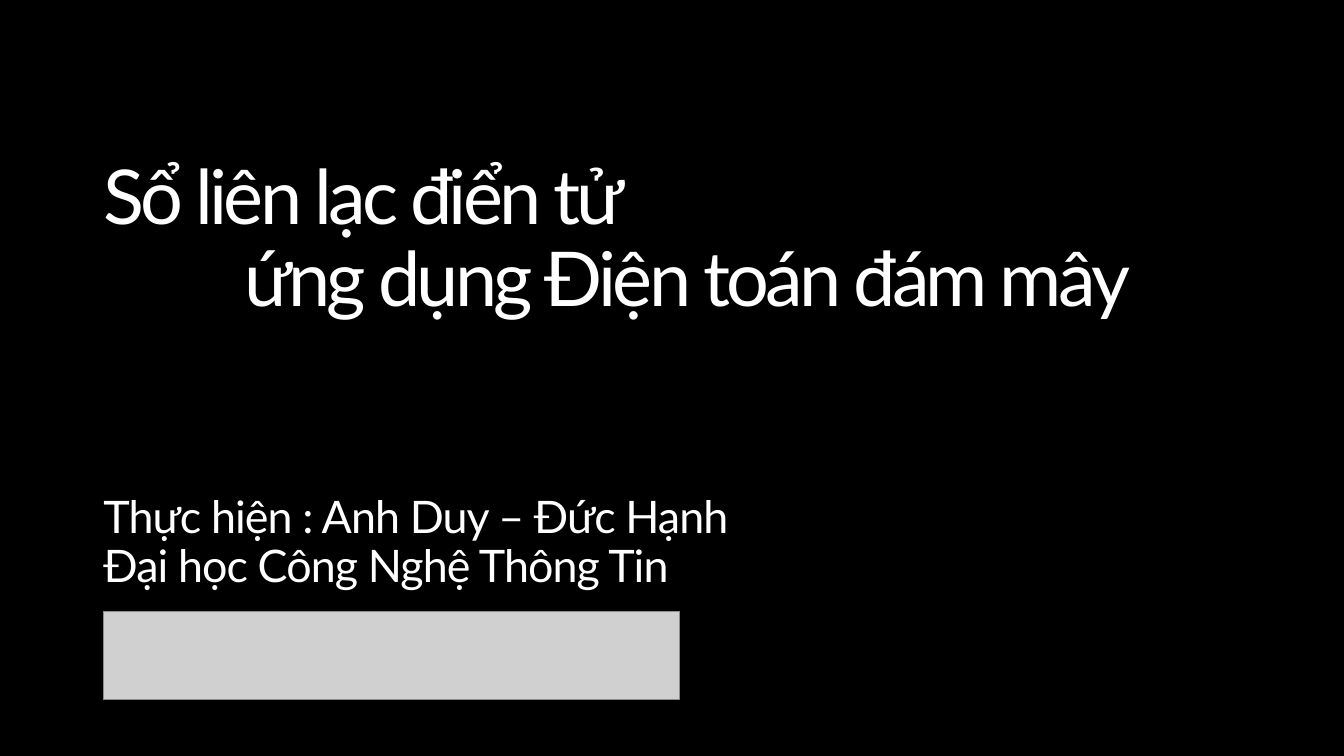
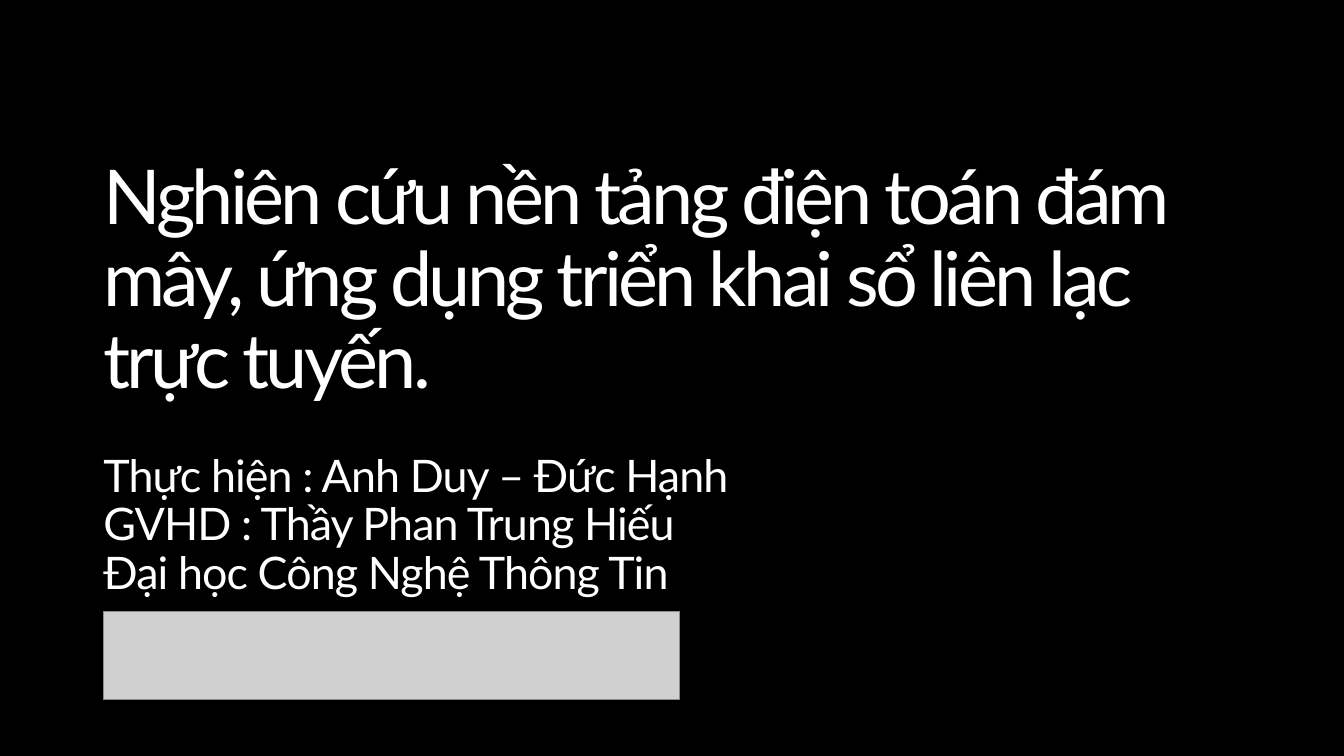
Before and after one commit to tiendv/contactbook, a slide deck: slide 1 of Project_Management/Báo cáo khóa luận/Presentation.pptx. Drawn at 1344x756 pixels with LibreOffice and Linux fonts; fonts in the diff are those of the drawing; grey boxes stand for pictures; background and template pictures are left out. Boxes give left, top, right and bottom in pixels: in the first picture for what was removed or moved away, otherwise in the second. Text is boxed around its words. In the diff, an @@ line names an element or a change of style, - is before the commit and + after.

```diff
--- a/Project_Management/Báo cáo khóa luận/Presentation.pptx
+++ b/Project_Management/Báo cáo khóa luận/Presentation.pptx
@@ title at (103, 164, 1170, 402): text changed @@
-Sổ liên lạc điển tử
-ứng dụng Điện toán đám mây
+Nghiên cứu nền tảng điện toán đám mây, ứng dụng triển khai sổ liên lạc trực tuyến.
@@ subtitle "Thực hiện : Anh Duy ...": place and size @@
-subtitle "Thực hiện : Anh Duy ..." at (103, 500, 728, 591)
+subtitle "Thực hiện : Anh Duy ..." at (103, 459, 728, 598)
@@ subtitle at (103, 504, 675, 549): paragraph added @@
+GVHD : Thầy Phan Trung Hiếu
```
